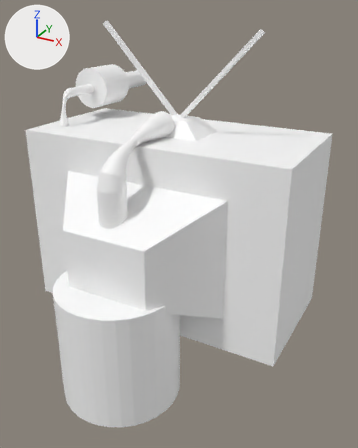
The Blender file characters/tvenemy.blend: old version first, new version second.
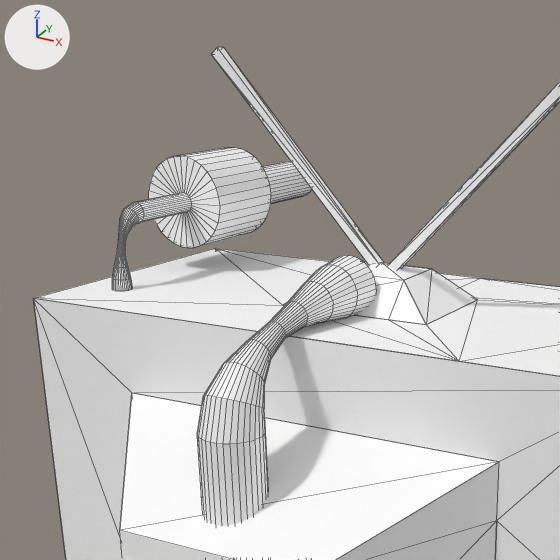
Each version is shown whole from a 50 mm lens placed at (0.642, -1.09, 0.493), pointed at (0.043, -0.002, -0.051), then close up on the part from 3% to 71% of the width and 0% to 54% of the height. Every picture has the same lights, and +X, +Y and +Z are marked at upper left. The close-ups show mesh edges as thin lines.

In view in the first close-up: 'model'.
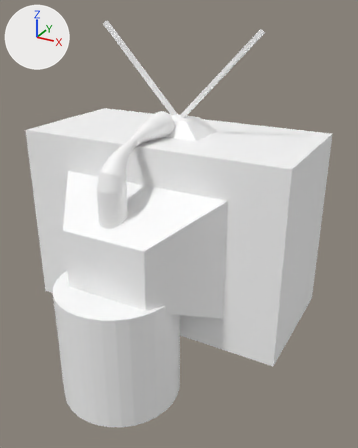
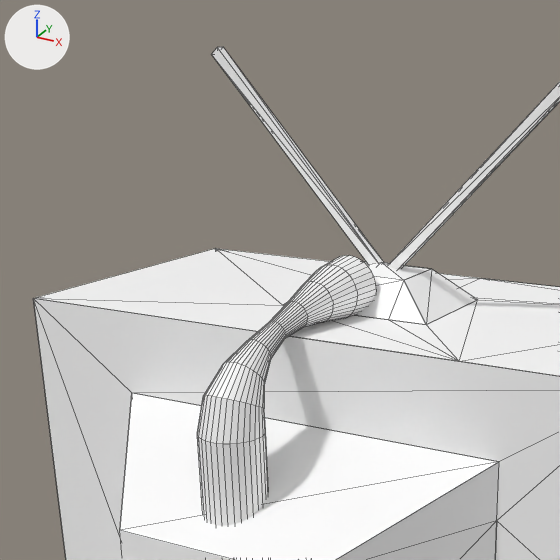
The change in detail:
me_cube_001 has 1281 vertices, 1118 faces and spans x -0.372..0.372, y -0.377..0.377, z -0.458..0.458.
me_cube_001 is used by ob_model.
me_cube_001 part 1: the loose piece of 576 vertices spanning x -0.37..-0.255, y -0.038..0.377, z 0.185..0.328 is deleted.

Boxes [x1, y1, x2, y2] around the edits, measured in the close-ups (560 x 560 px):
part 1 of me_cube_001, deleted
    before: [112, 148, 312, 291]
